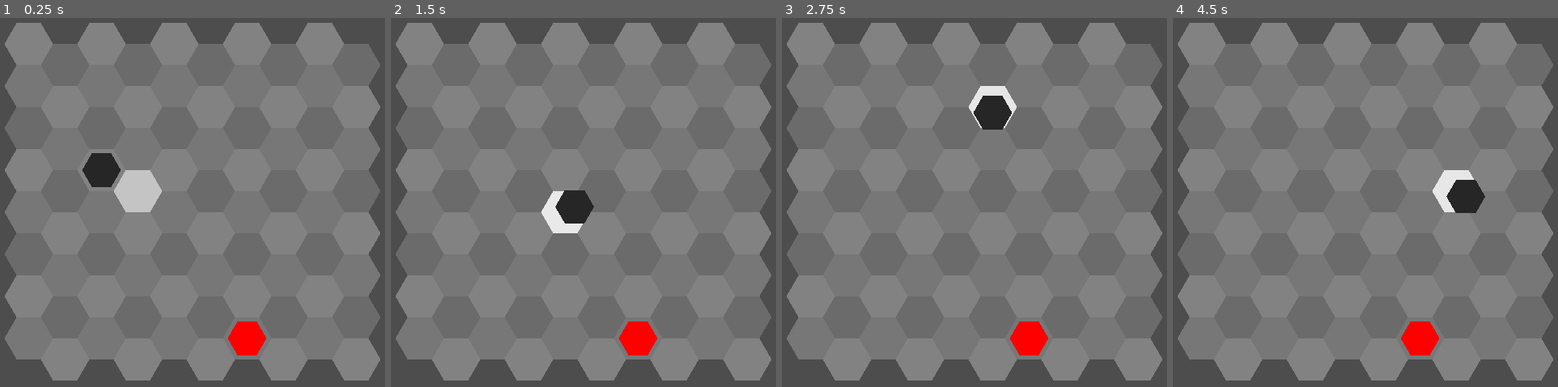
Above: before the commit, frames 1-4 (left to right).
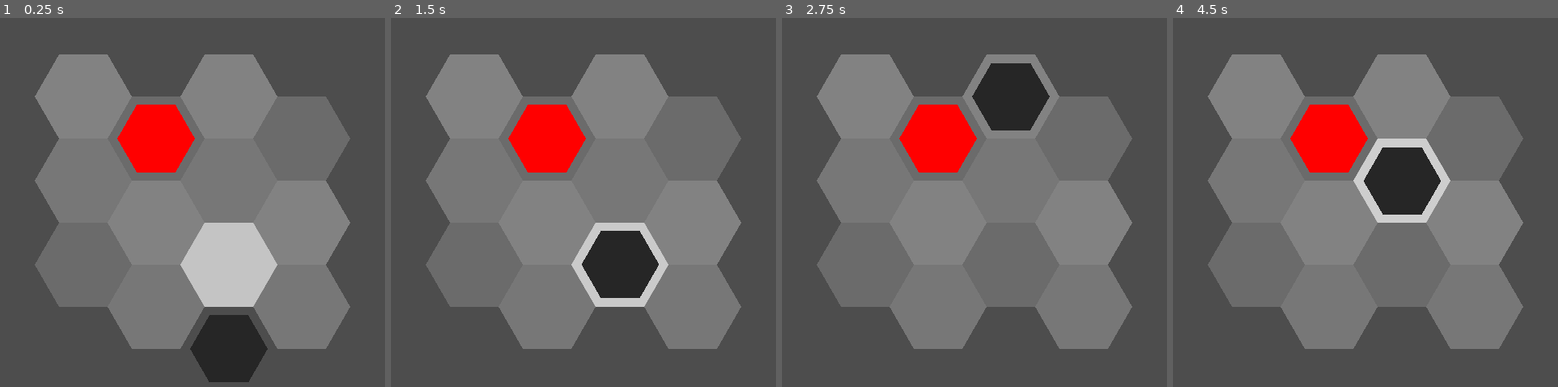
Above: after the commit, the same moments.

Repository: redpebble/sneksagon
Game: Godot game, scene res://scenes/map.tscn
Two runs of this game, one before a commit and one after it. Both use one fixed random seed, a clock stepped at 60 frames per second and the inputs below.
Inputs (mouse positions are in pixels of both pictures, inside the frame that each line leads up to):
- Up to frame 1 (0.25 s): no input
- Up to frame 2 (1.5 s): move the mouse to (691, 176) at 0.52 s; press the mouse at (691, 176) at 0.53 s; move the mouse to (487, 224) at 1.27 s; release the mouse at (487, 224) at 1.28 s; click (487, 224) at 1.35 s
- Up to frame 3 (2.75 s): move the mouse to (1024, 95) at 2.02 s; press the mouse at (1024, 95) at 2.03 s
- Up to frame 4 (4.5 s): move the mouse to (1342, 298) at 2.77 s; release the mouse at (1342, 298) at 2.78 s; click (1342, 298) at 2.85 s; move the mouse to (1511, 276) at 3.52 s; press the mouse at (1511, 276) at 3.53 s; move the mouse to (1219, 128) at 4.27 s; release the mouse at (1219, 128) at 4.28 s; click (1219, 128) at 4.35 s

The runs differ from the first frame. In frame 1, 44% of the frame differs, in the area x 1-99%, y 1-99%; in frame 2, 43%; in frame 3, 40%; in frame 4, 43%.

Commit message:
Fixed apple spawn bug
The vector (0, 0) evaluated to "false" in the spawning conditional.
An apple would not appear if those coordinates were used.

Diff:
--- a/scenes/map.gd
+++ b/scenes/map.gd
@@ -12,7 +12,7 @@
 	MapManager.spawn_apple()
 
 func populate_grid():
-	var playfield : Vector2 = get_window().size * 0.75
+	var playfield : Vector2 = get_window().size * 0.6
 	var cols : int = floori(playfield.x / MapManager.HEX_WIDTH / MapManager.HEX_COL_RATIO)
 	var rows : int = floori(playfield.y / MapManager.HEX_WIDTH / MapManager.HEX_ROW_RATIO)
 	var window_center : Vector2 = get_window().size * 0.5
--- a/scenes/singleton/map_manager.gd
+++ b/scenes/singleton/map_manager.gd
@@ -2,7 +2,7 @@
 
 const HEX_COL_RATIO = 0.75
 const HEX_ROW_RATIO = 0.866
-const HEX_SCALE: int = 30
+const HEX_SCALE: int = 60
 const HEX_WIDTH = 2 * HEX_SCALE
 
 var map_node: Node2D = null
@@ -62,11 +62,6 @@
 			entities.erase(from_coords)
 	entities[to_coords] = [hex]
 
-
-func get_random_cell() -> Vector2:
-	var coords_list = valid_coords.keys()
-	return coords_list[randi_range(0, coords_list.size() - 1)]
-
 func get_random_empty_cell():
 	var open_cells : Dictionary = valid_coords.duplicate()
 	for i in entities:
@@ -80,7 +75,7 @@
 
 func spawn_apple() -> void:
 	var empty_cell = get_random_empty_cell()
-	if empty_cell:
+	if empty_cell != null:
 		create_hex(apple_scene.instantiate(), empty_cell)
 	else:
 		push_warning("No empty cells. Apple not spawned.")
--- a/scenes/snake.gd
+++ b/scenes/snake.gd
@@ -27,8 +27,9 @@
 func get_input_vector() -> Vector2:
 	var head_pos = head.global_position
 	var mouse_pos = get_global_mouse_position()
+	var min_dist = MapManager.HEX_WIDTH / 2.0
 
-	if head_pos.distance_to(mouse_pos) < MapManager.HEX_WIDTH / 2.0:
+	if head_pos.distance_to(mouse_pos) < min_dist:
 		return Vector2.ZERO
 
 	return head_pos.direction_to(mouse_pos)
